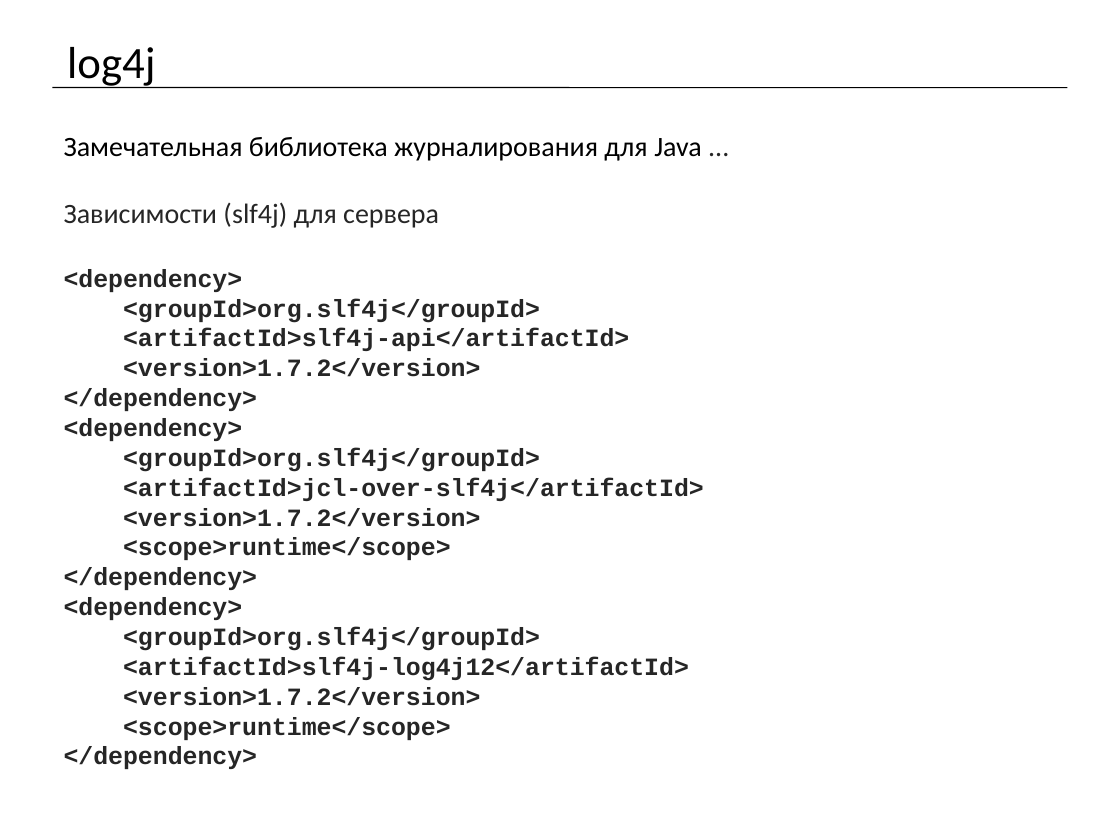
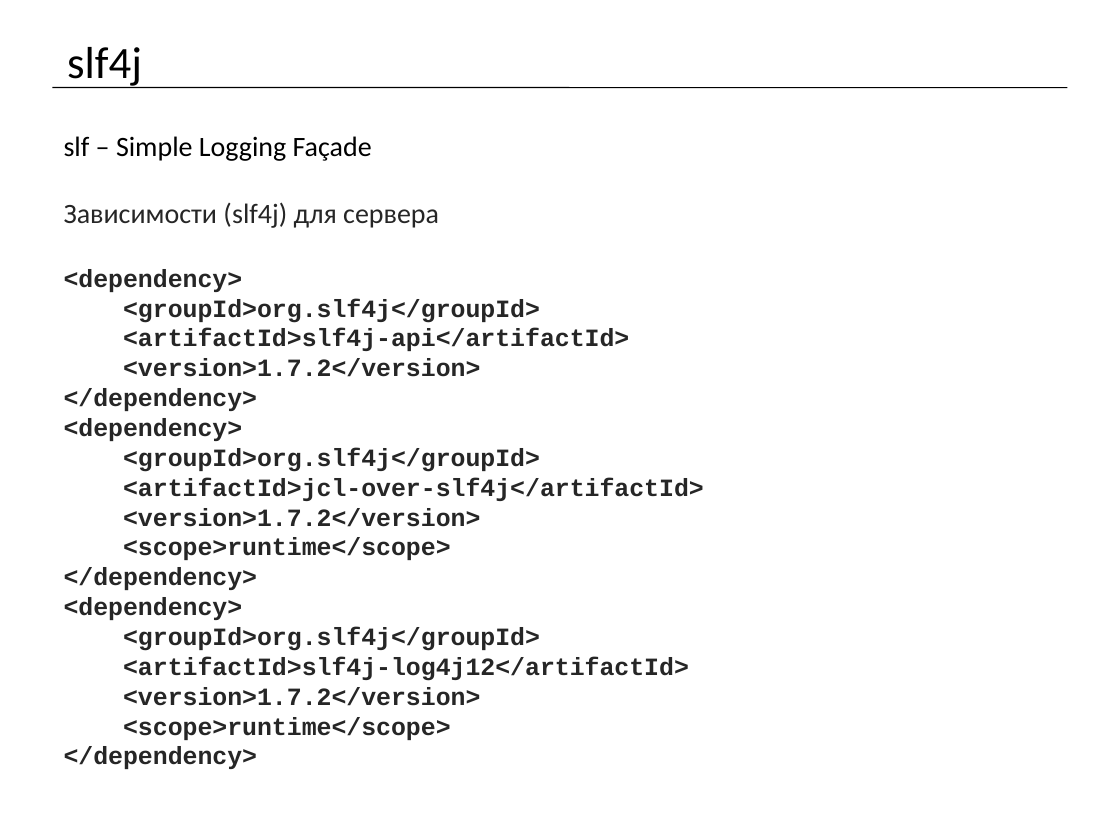
Before and after one commit to mrdekk/j2ee_course, a slide deck: slide 5 of lectures/j2ee. Lecture 3.pptx. Drawn at 1120x840 pixels with LibreOffice and Linux fonts; fonts in the diff are those of the drawing. Boxes give left, top, right and bottom in pixels: in the first picture for what was removed or moved away, otherwise in the second. Text is boxed around its words. In the diff, an @@ line names an element or a change of style, - is before the commit and + after.

```diff
--- a/lectures/j2ee. Lecture 3.pptx
+++ b/lectures/j2ee. Lecture 3.pptx
@@ title at (x1=67, y1=47, x2=142, y2=88): text changed @@
-log4j
+slf4j
@@ text at (x1=64, y1=136, x2=372, y2=161): text changed @@
-Замечательная библиотека журналирования для Java ...
+slf – Simple Logging Façade
```
Also in this commit, not shown: 8 other slides changed, 8 slides added, 2 slides removed, 40 other files.
